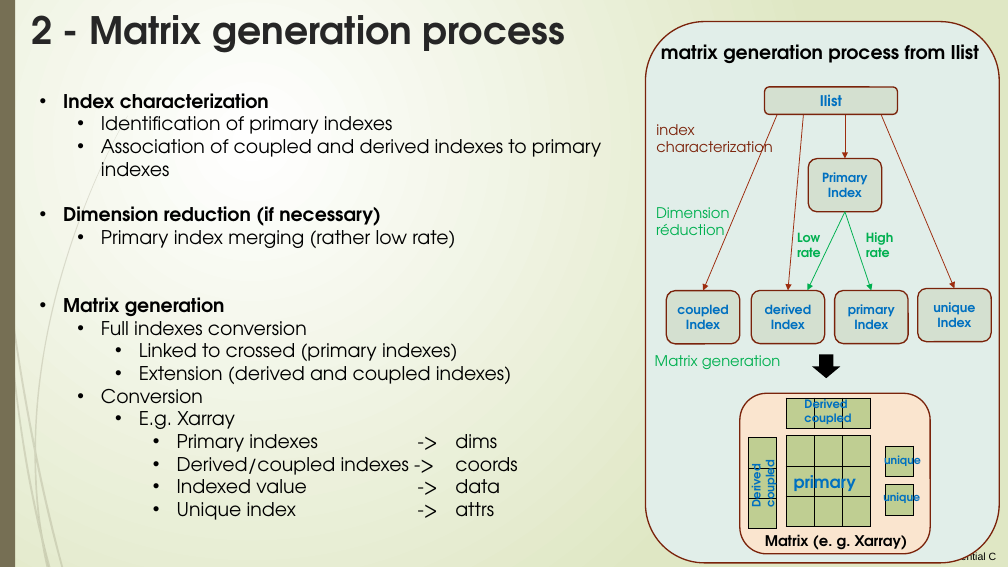
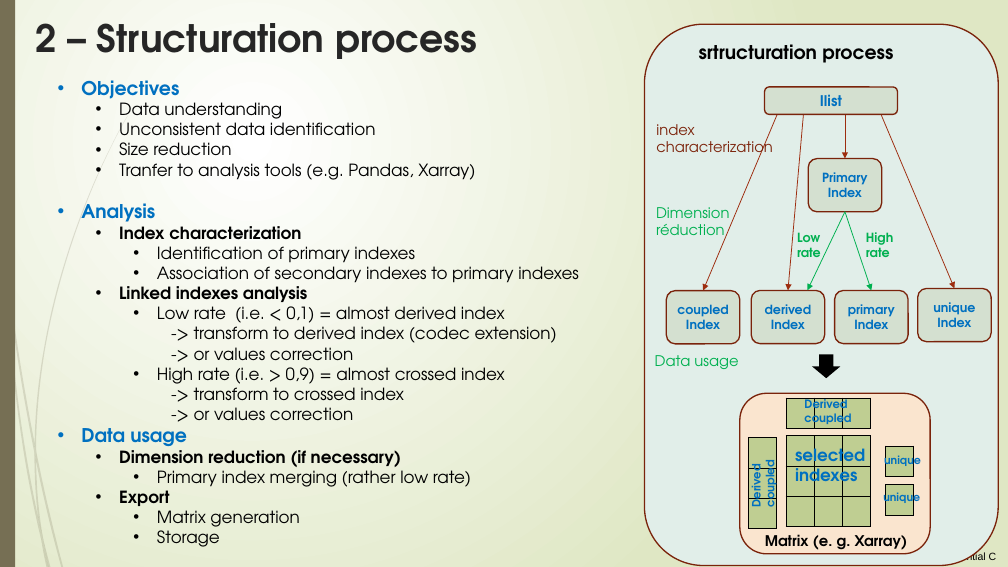
Before and after one commit to loco-philippe/Environmental-Sensing, a slide deck: slide 23 of documentation/ilist_technical.pptx (slide 14 before the commit). Drawn at 1008x567 pixels with LibreOffice and Linux fonts; fonts in the diff are those of the drawing. Boxes give left, top, right and bottom in pixels: in the first picture for what was removed or moved away, otherwise in the second. Text is boxed around its words. In the diff, an @@ line names an element or a change of style, - is before the commit and + after.

```diff
--- a/documentation/ilist_technical.pptx
+++ b/documentation/ilist_technical.pptx
@@ title at bbox=[35, 23, 477, 59]: text changed @@
-2 - Matrix generation process
+2 – Structuration process
@@ text at bbox=[699, 44, 893, 63]: text changed @@
-matrix generation process from Ilist
+srtructuration process
@@ text "Objectives": place and size @@
-text "Objectives" at bbox=[63, 93, 601, 520]
+text "Objectives" at bbox=[81, 80, 579, 547]
@@ text at bbox=[81, 80, 475, 222]: paragraphs added @@
+• Objectives
+  • Data understanding
+  • Unconsistent data identification
+  • Size reduction
+  • Tranfer to analysis tools (e.g. Pandas, Xarray)
+• Analysis
@@ text at bbox=[119, 220, 471, 532]: size 18 to 16 pt in "Index characterization", "Identification of primary indexes", "Dimension reduction (if necessary)", "Primary index merging (rather low rate)" and 1 more places; bold off in "Matrix generation"; list level 1 to 2 in "Index characterization"; list level 2 to 3 in "Identification of primary indexes"; list level 1 to 2 in "Dimension reduction (if necessary)"; list level 2 to 3 in "Primary index merging (rather low ..."; list level 1 to 3 in "Matrix generation" @@
@@ text at bbox=[119, 261, 579, 421]: text changed; size 18 to 16 pt @@
-  • Association of coupled and derived indexes to primary indexes
+    • Association of secondary indexes to primary indexes
+  • Linked indexes analysis
+    • Low rate (i.e. < 0,1) = almost derived index
+      -> transform to derived index (codec extension)
+      -> or values correction
+    • High rate (i.e. > 0,9) = almost crossed index
+      -> transform to crossed index
+      -> or values correction
+• Data usage
@@ text at bbox=[655, 355, 738, 369]: text changed @@
-Matrix generation
+Data usage
@@ text added at bbox=[795, 442, 865, 490], 16 pt, text #0070C0, bold @@
+selected indexes
@@ text removed at bbox=[794, 470, 857, 497] @@
-primary
@@ text at bbox=[119, 490, 169, 511]: paragraph added @@
+  • Export
@@ text at bbox=[157, 526, 220, 547]: text changed; size 18 to 16 pt @@
-  • Full indexes conversion
-    • Linked to crossed (primary indexes)
-    • Extension (derived and coupled indexes)
-  • Conversion
-    • E.g. Xarray
-      • Primary indexes -> dims
-      • Derived/coupled indexes -> coords
-      • Indexed value -> data
-      • Unique index -> attrs
+    • Storage
```
Also in this commit, not shown: 14 other slides changed, 12 slides added, 3 slides removed, 21 other files.
